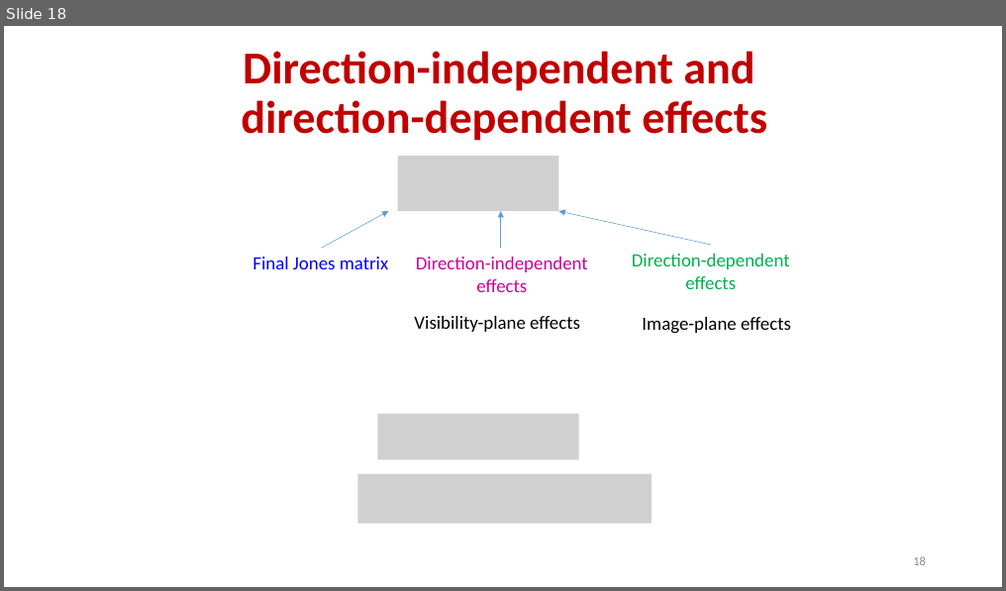
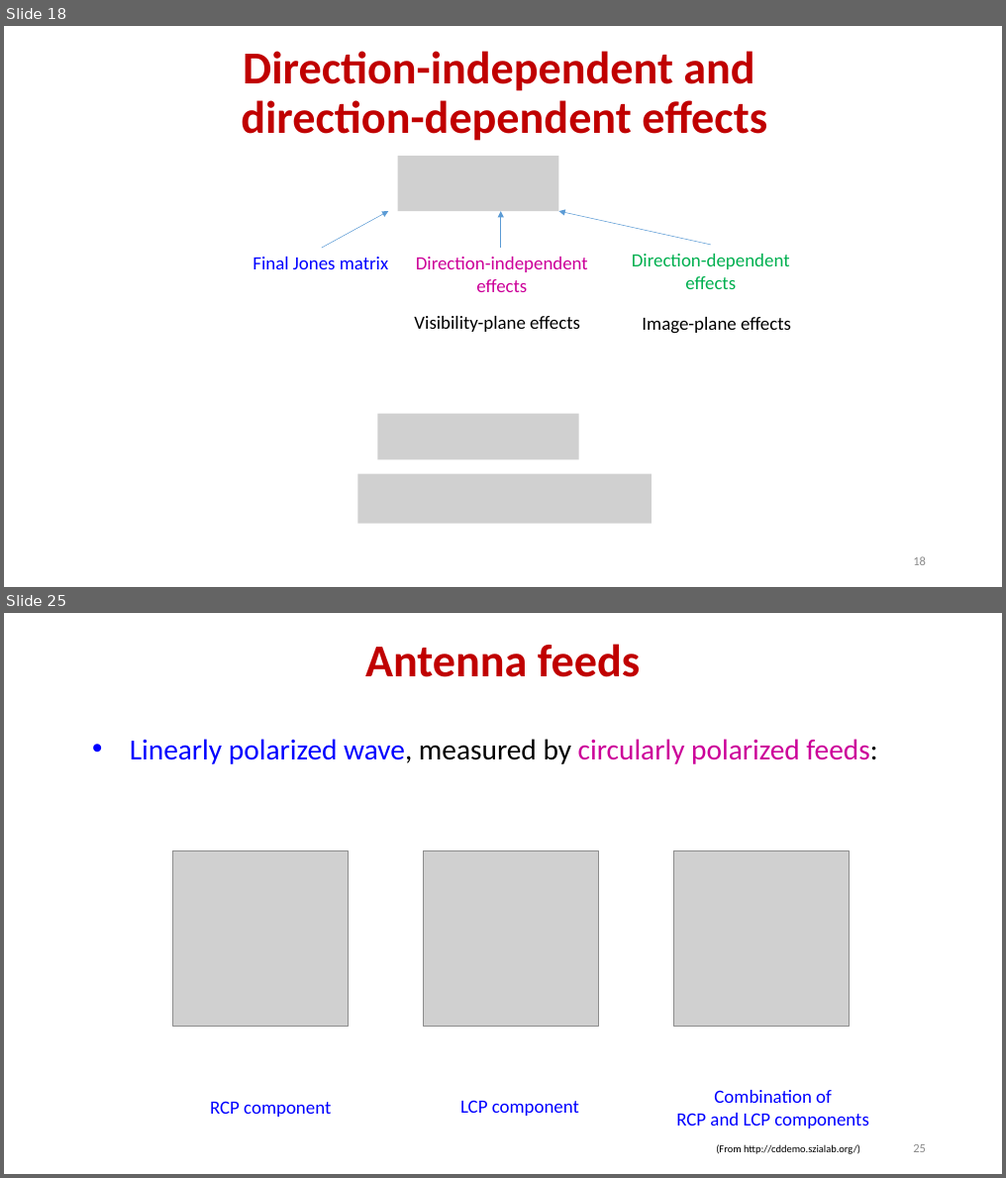
Before and after one commit to ratt-ru/ratt-interferometry-course, a slide deck: lectures/calibration/RIME.pptx. Shown one above the other, each under a label of ours: slide 18 before the commit, slides 18 and 25 after it; the slides between them are not shown. The pictures are 1006x591 and 1006x1178 pixels, drawn with LibreOffice and Linux fonts; fonts in the diff are those of the drawing; grey boxes stand for pictures. Boxes give left, top, right and bottom in pixels: in the first picture for what was removed or moved away, otherwise in the second. Text is boxed around its words. In the diff, an @@ line names an element or a change of style, - is before the commit and + after.

```diff
--- a/lectures/calibration/RIME.pptx
+++ b/lectures/calibration/RIME.pptx
@@ slide 25 added at <box>4,613,1002,1174</box>, background #FFFFFF @@
@@ title added at <box>365,644,640,677</box>, 44 pt, text #C00000, bold @@
+Antenna feeds
@@ text added at <box>130,739,877,764</box>, 28 pt, text #CC0099 @@
+• Linearly polarized wave, measured by circularly polarized feeds:
@@ picture added at <box>173,851,349,1026</box> @@
@@ picture added at <box>423,851,598,1026</box> @@
@@ picture added at <box>674,851,849,1026</box> @@
@@ text added at <box>210,1101,331,1117</box>, 18 pt, text #0000FF @@
+RCP component
@@ text added at <box>460,1100,579,1116</box>, 18 pt, text #0000FF @@
+LCP component
@@ text added at <box>676,1090,869,1129</box>, 18 pt, text #0000FF @@
+Combination of
+RCP and LCP components
@@ text added at <box>716,1145,860,1155</box>, 10 pt, text #000000 @@
+(From http://cddemo.szialab.org/)
@@ page number added at <box>913,1145,926,1153</box>, 12 pt, text #8C8C8C @@
+25
```
Also in this commit, not shown: 3 slides changed, 11 other slides added, 2 other files.
